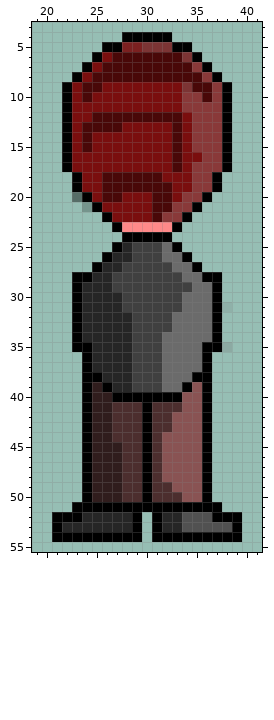
File history of a pixel-art sprite, Images/PlayerUp.png. The picture above is the old version.
The file is 64x64 pixels. Pixels under 10% opacity are left out. Colours within 5 levels of each other are drawn and written as one. Shown: x 19..41, y 3..55.
The result:
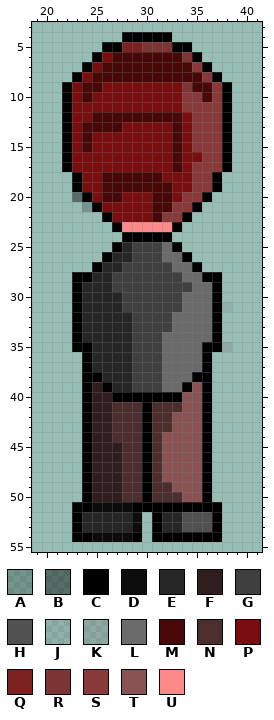
Palette (. is transparent): A #00000038  B #0000006d  C #000000  D #0c0c0c  E #262626  F #301d1d  G #404040  H #515151  J #6b6b6b27  K #6b6b6b3c  L #6b6b6b  M #490808  N #4c2e2e  P #7a0e0e  Q #7c2020  R #7c3434  S #893939  T #895353  U #ff8989
Edits made:
y 51: x 25..28 CCCC -> DDDD
y 52: x 21..22 CC -> ..; x 29 C -> D; x 38..39 CC -> ..
y 53: x 21..23 CEE -> ..C; x 29 C -> D; x 37..39 HHC -> C..
y 54: x 21..22 CC -> ..; x 25..28 CCCC -> DDDD; x 38..39 CC -> ..
Where, in picture pixels (left, top, right, bottom), the same in both pictures:
changed: (52, 502, 142, 542)
changed: (212, 512, 242, 542)
